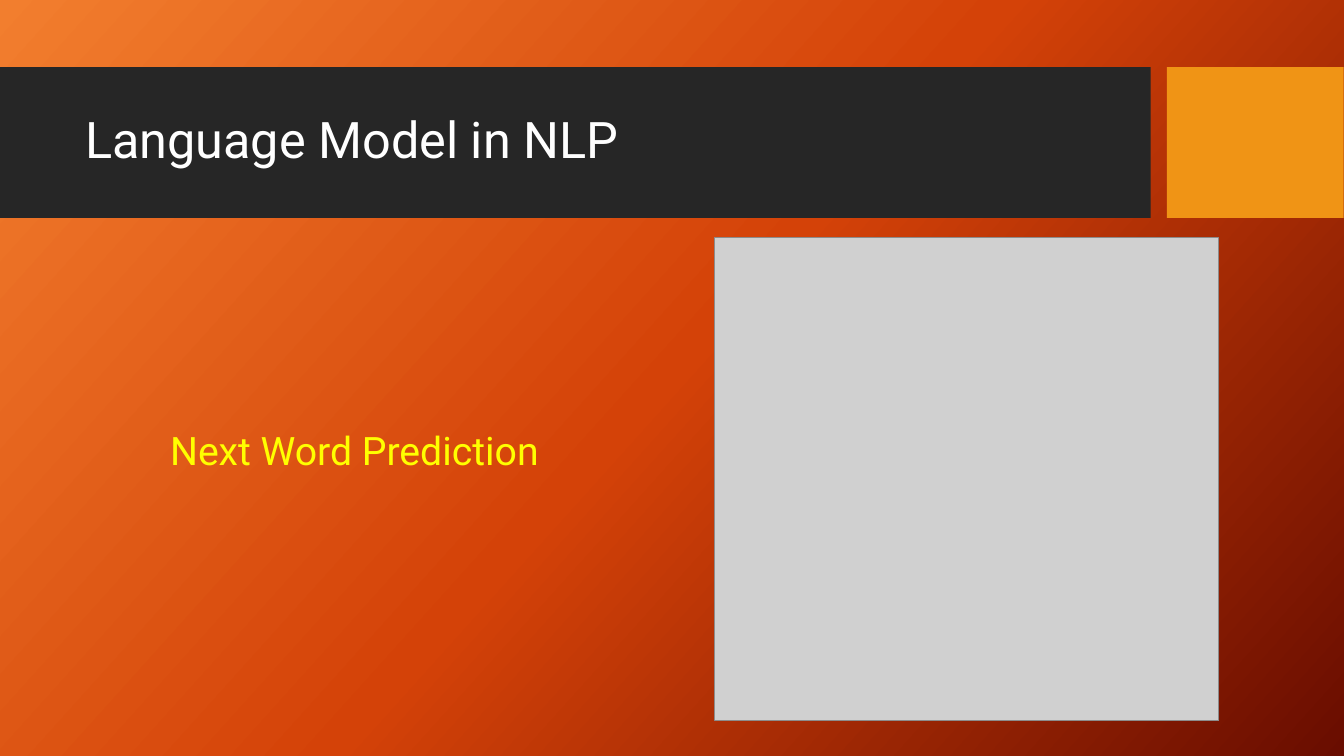
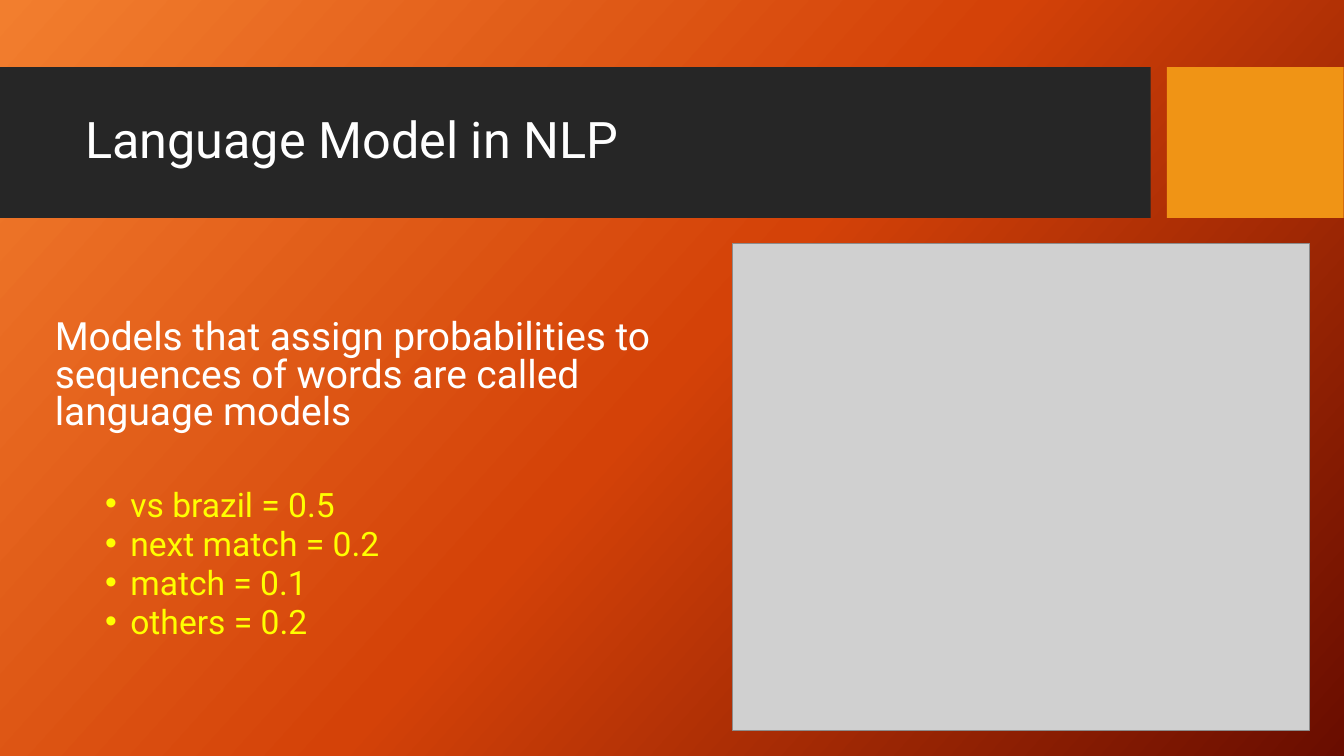
Before and after one commit to FaisalAhmedBijoy/Natural-Language-Processing-with-Python, a slide deck: slide 41 of docs/NLP_bangla_tutorial.pptx. Drawn at 1344x756 pixels with LibreOffice and Linux fonts; fonts in the diff are those of the drawing; grey boxes stand for pictures; background and template pictures are left out. Boxes give left, top, right and bottom in pixels: in the first picture for what was removed or moved away, otherwise in the second. Text is boxed around its words. In the diff, an @@ line names an element or a change of style, - is before the commit and + after.

```diff
--- a/docs/NLP_bangla_tutorial.pptx
+++ b/docs/NLP_bangla_tutorial.pptx
@@ picture: place and size @@
-picture at (715,238,1219,721)
+picture at (733,243,1310,731)
@@ text added at (55,320,650,635), 27.8 pt, text #FFFFFF @@
+Models that assign probabilities to sequences of words are called language models
+  • vs brazil = 0.5
+  • next match = 0.2
+  • match = 0.1
+  • others = 0.2
@@ text removed at (170,435,539,466) @@
-Next Word Prediction
```
Also in this commit, not shown: 2 other slides changed, 2 slides added, 1 slide removed.
